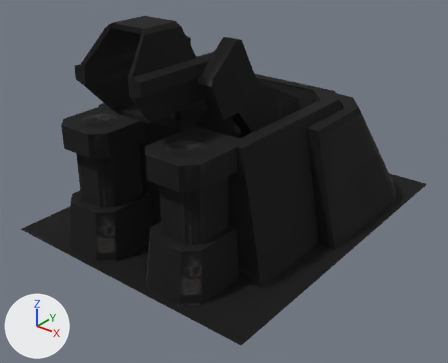
The glTF model packs/tribes2/config/AssetPacks/tribes2/t2_turret_base_mpb.glb as it was, and as the next commit left it.
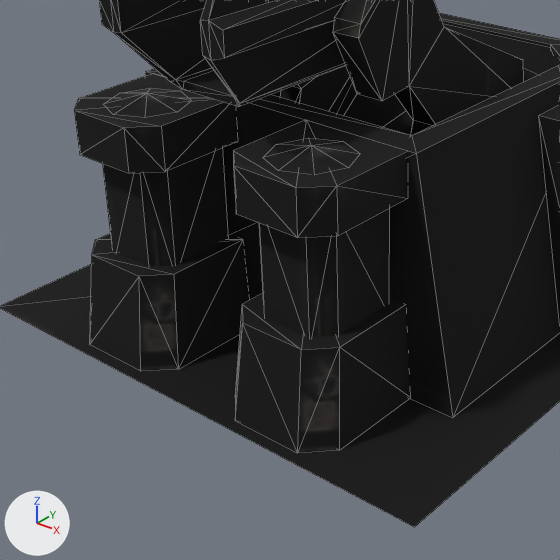
Each version is shown whole from a camera (50 mm lens) standing at (3.71, -5.02, 3.26) and looking at (0.08, -0.48, 0.45), then close up on the part from 5% to 71% of the width and 18% to 100% of the height. Every picture has the same lights, and +X, +Y and +Z are marked at lower left. The older version's two pictures come first. The close-ups show mesh edges as thin lines. Objects named as collision shapes, trigger or cutter boxes, shadow casters or lower levels of detail are left out. Where no turn or scale is listed for an object, it has been applied to the vertices.

Objects in the first close-up: 'Arms64', 'BaseMain64', 'BaseWingR64', 'Floor_64', 'PostBaseL64', 'PostBaseR64', 'PostCapR64', 'PostLightL64', 'PostLightR64', 'PostTopL64', 'PostTopR64', 'Sleeve64' and 2 more.
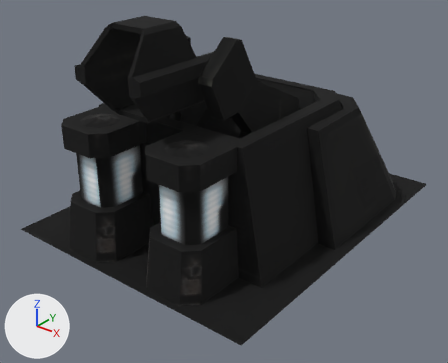
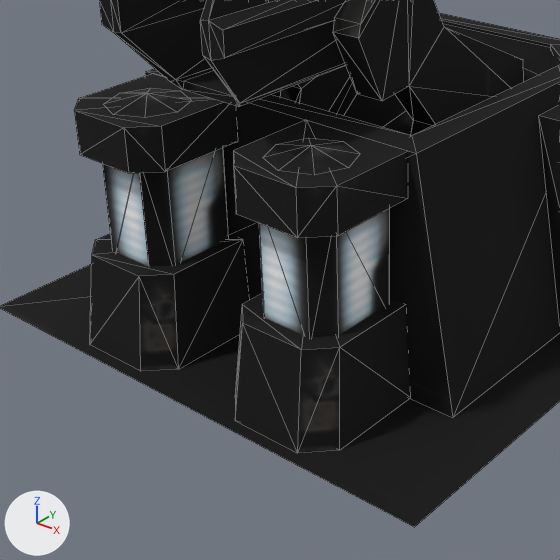
Pixel boxes (x1, y1, x2, y2) of what changed, in the close-ups (560 x 560 px):
'PostLightLitR64', now drawn
    after: (259, 208, 390, 337)
'PostLightLitL64', now drawn
    after: (102, 148, 228, 266)
'PostLightR64', unchanged, covered by the edit
    before: (259, 208, 390, 337)
'PostLightL64', unchanged, covered by the edit
    before: (103, 148, 228, 266)

The edits, one by one:
Material 'turret_base_large.001' (mat_turret_base_large_001) is new.
Its texture is img_turret_base_large.
Its roughness is 1.0.
Mesh me_postlightlitr is new.
It has 12 vertices, 10 faces and spans x -0.38..0.082, y -0.877..-0.204, z -0.628..-0.168.
It uses material mat_turret_base_large_001 (picture img_turret_base_large).
Mesh me_postlightlitl is new.
It has 12 vertices, 10 faces and spans x -0.082..0.38, y 0.204..0.877, z 0.168..0.628.
It uses material mat_turret_base_large_001 (picture img_turret_base_large).
Object 'PostLightLitL64' (ob_postlightlitl64) now shows me_postlightlitl instead of nothing.
Object 'PostLightLitR64' (ob_postlightlitr64) now shows me_postlightlitr instead of nothing.
